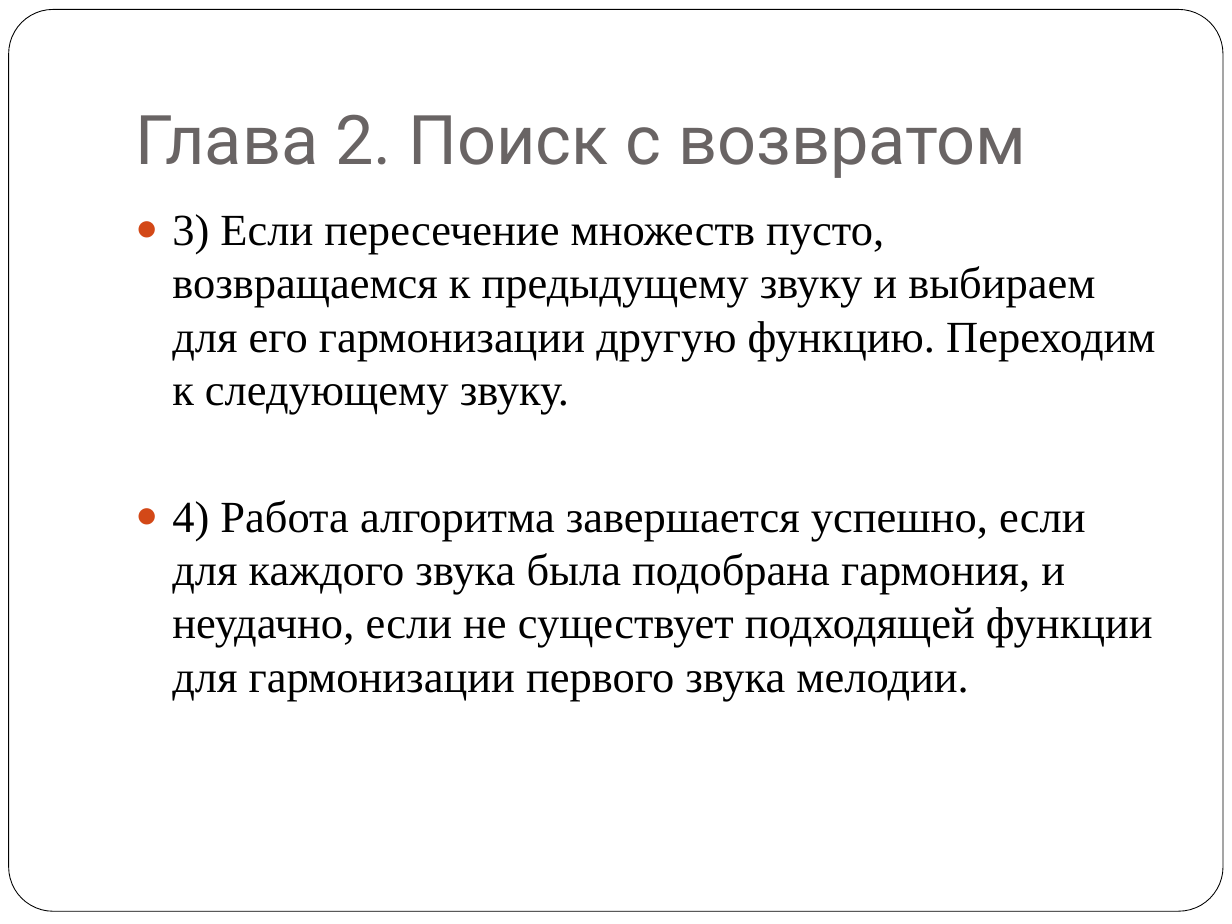
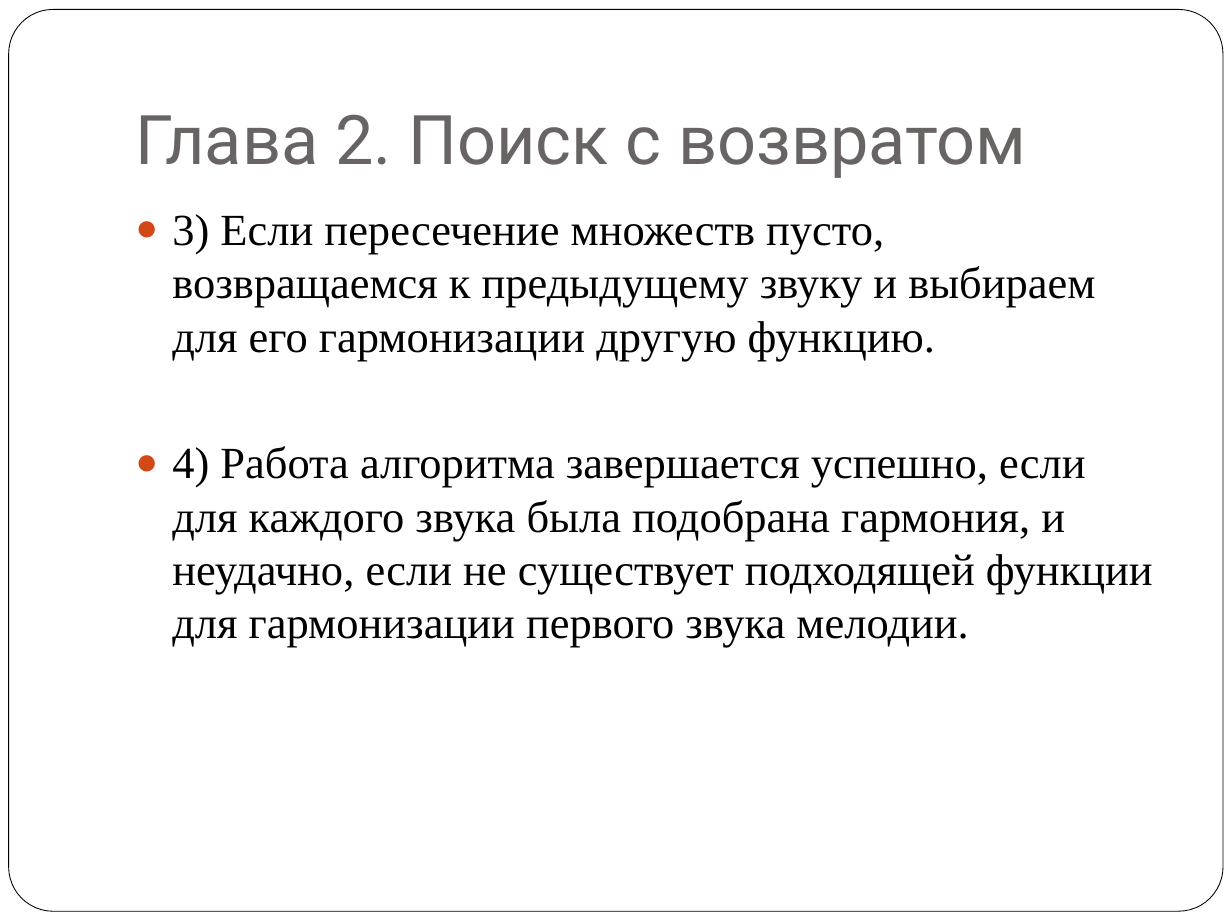
Before and after one commit to ars18wrw/MahlerLib, a slide deck: slide 7 of Алгоритмическая_генерация_музыки.pptx. Drawn at 1232x924 pixels with LibreOffice and Linux fonts; fonts in the diff are those of the drawing. Boxes give left, top, right and bottom in pixels: in the first picture for what was removed or moved away, otherwise in the second. Text is boxed around its words. In the diff, an @@ line names an element or a change of style, - is before the commit and + after.

```diff
--- a/Алгоритмическая_генерация_музыки.pptx
+++ b/Алгоритмическая_генерация_музыки.pptx
@@ text at (x1=172, y1=214, x2=1095, y2=361): text changed @@
-● 3) Если пересечение множеств пусто, возвращаемся к предыдущему звуку и выбираем для его гармонизации другую функцию. Переходим к следующему звуку.
+● 3) Если пересечение множеств пусто, возвращаемся к предыдущему звуку и выбираем для его гармонизации другую функцию.
```
Also in this commit, not shown: 1 other slide changed.
